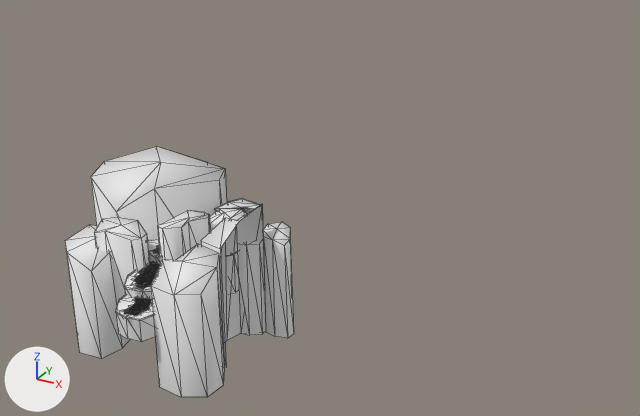
An edit to the glTF model Levels/Level 2/ImportedAssets/section_02.glb, drawn before and after from the same camera.
The view is the same before and after, from a 50 mm lens placed at (240.0, -140.0, 147.0), pointed at (84.0, 143.0, 5.0). Arrows for +X, +Y and +Z are at lower left; the lights stay in place. The picture after the commit comes second. Mesh edges are drawn as thin lines on the coarser meshes. Objects named as collision shapes, trigger or cutter boxes, shadow casters or lower levels of detail are left out. Where no turn or scale is listed for an object, it has been applied to the vertices.

The scene before the commit, as lines of its bpy script (objects in view):
```python
me_cube_106 = bpy.data.meshes.new('Cube.106')
me_cube_106.from_pydata(...)  # 17 vertices, 24 faces; spans x -2.0..6.3, y -12.0..9.0, z -14.1..14.5
me_cube_106.materials.append(mat_scenariomaterial)  # white #e7e7e7
me_cube_108 = bpy.data.meshes.new('Cube.108')
me_cube_108.from_pydata(...)  # 17 vertices, 24 faces; spans x 33.6..56.3, y -55.5..-33.0, z -32.4..10.9
me_cube_108.materials.append(mat_scenariomaterial)  # white #e7e7e7
me_cube_110 = bpy.data.meshes.new('Cube.110')
me_cube_110.from_pydata(...)  # 17 vertices, 24 faces; spans x -13.1..4.0, y -7.9..3.3, z -30.8..8.1
me_cube_110.materials.append(mat_scenariomaterial)  # white #e7e7e7
ob_deslevel_055 = bpy.data.objects.new('Deslevel.055', me_cube_106)
ob_deslevel_055.location = (66.5, 78.0, 9.6)
ob_deslevel_057 = bpy.data.objects.new('Deslevel.057', me_cube_108)
ob_deslevel_057.location = (38.4, 101.1, 9.6)
ob_deslevel_059 = bpy.data.objects.new('Deslevel.059', me_cube_110)
ob_deslevel_059.location = (55.6, 66.9, 14.4)
# also in view: 'floor_path.011' at (66.0, 62.0, 8.0); 'Deslevel.061' at (93.0, 96.0, -2.0); 'Deslevel.048' at (41.0, 65.0, -3.0); 'Deslevel.041' at (70.0, 50.0, 1.0); 'Deslevel.066' at (86.0, 80.0, 2.0)
```
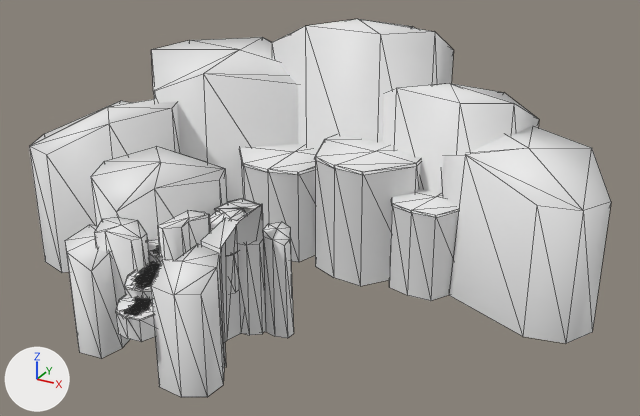
Changed parts and their boxes [x1, y1, x2, y2] in the pictures (640 x 416 px):
'Deslevel.121', added
    after: [29, 19, 611, 343]
'Deslevel.123', added
    after: [315, 135, 421, 286]
'Deslevel.124', added
    after: [389, 188, 458, 301]
'Deslevel.122', added
    after: [240, 144, 318, 262]

Diff of the bpy script that builds the scene:
```diff
--- a/Levels/Level 2/ImportedAssets/section_02.glb.py
+++ b/Levels/Level 2/ImportedAssets/section_02.glb.py
@@ me_cube_188 @@
+me_cube_188.from_pydata(...)  # 33 vertices, 40 faces; spans x -19.4..17.2, y -5.5..31.2, z -38.7..0.0
+me_cube_188.materials.append(mat_scenariomaterial)  # white #e7e7e7
@@ me_cube_187 @@
+me_cube_187.from_pydata(...)  # 33 vertices, 40 faces; spans x -23.3..24.6, y -8.0..40.4, z -52.0..0.0
+me_cube_187.materials.append(mat_scenariomaterial)  # white #e7e7e7
@@ me_cube_186 @@
+me_cube_186.from_pydata(...)  # 33 vertices, 40 faces; spans x -30.5..19.3, y -7.8..41.4, z -43.2..0.0
+me_cube_186.materials.append(mat_scenariomaterial)  # white #e7e7e7
@@ me_cube_183 @@
+me_cube_183.from_pydata(...)  # 85 vertices, 120 faces; spans x -53.0..183.0, y -84.0..51.0, z -45.0..55.0
+me_cube_183.materials.append(mat_scenariomaterial)  # white #e7e7e7
@@ ob_deslevel_124 @@
+ob_deslevel_124 = bpy.data.objects.new('Deslevel.124', me_cube_188)
+ob_deslevel_124.location = (117.5, 167.2, 3.7)
@@ ob_deslevel_123 @@
+ob_deslevel_123 = bpy.data.objects.new('Deslevel.123', me_cube_187)
+ob_deslevel_123.location = (84.8, 167.5, 17.0)
@@ ob_deslevel_122 @@
+ob_deslevel_122 = bpy.data.objects.new('Deslevel.122', me_cube_186)
+ob_deslevel_122.location = (48.6, 170.8, 8.2)
@@ ob_deslevel_121 @@
+ob_deslevel_121 = bpy.data.objects.new('Deslevel.121', me_cube_183)
+ob_deslevel_121.location = (7.0, 191.7, 9.6)
```
